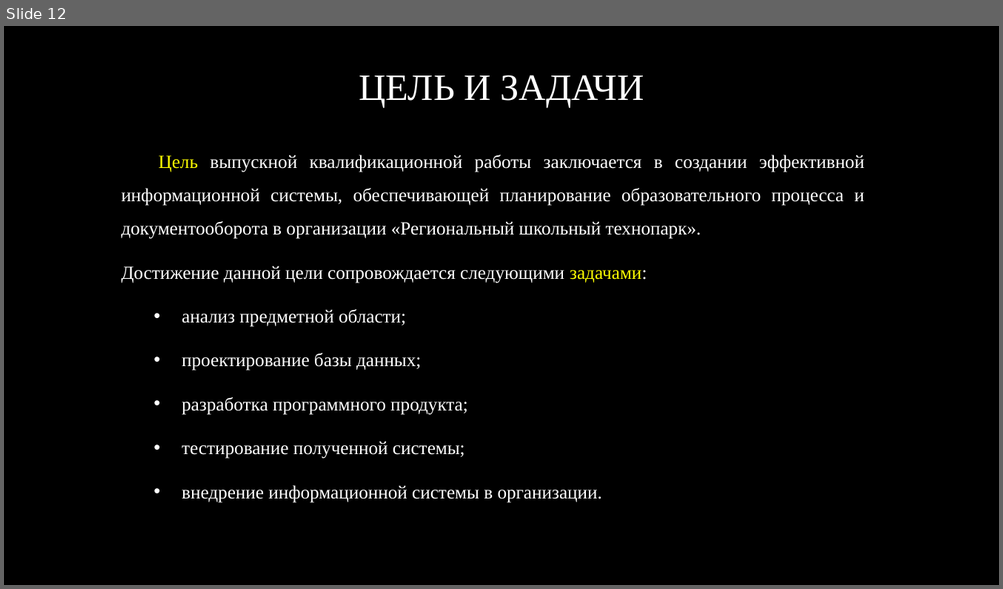
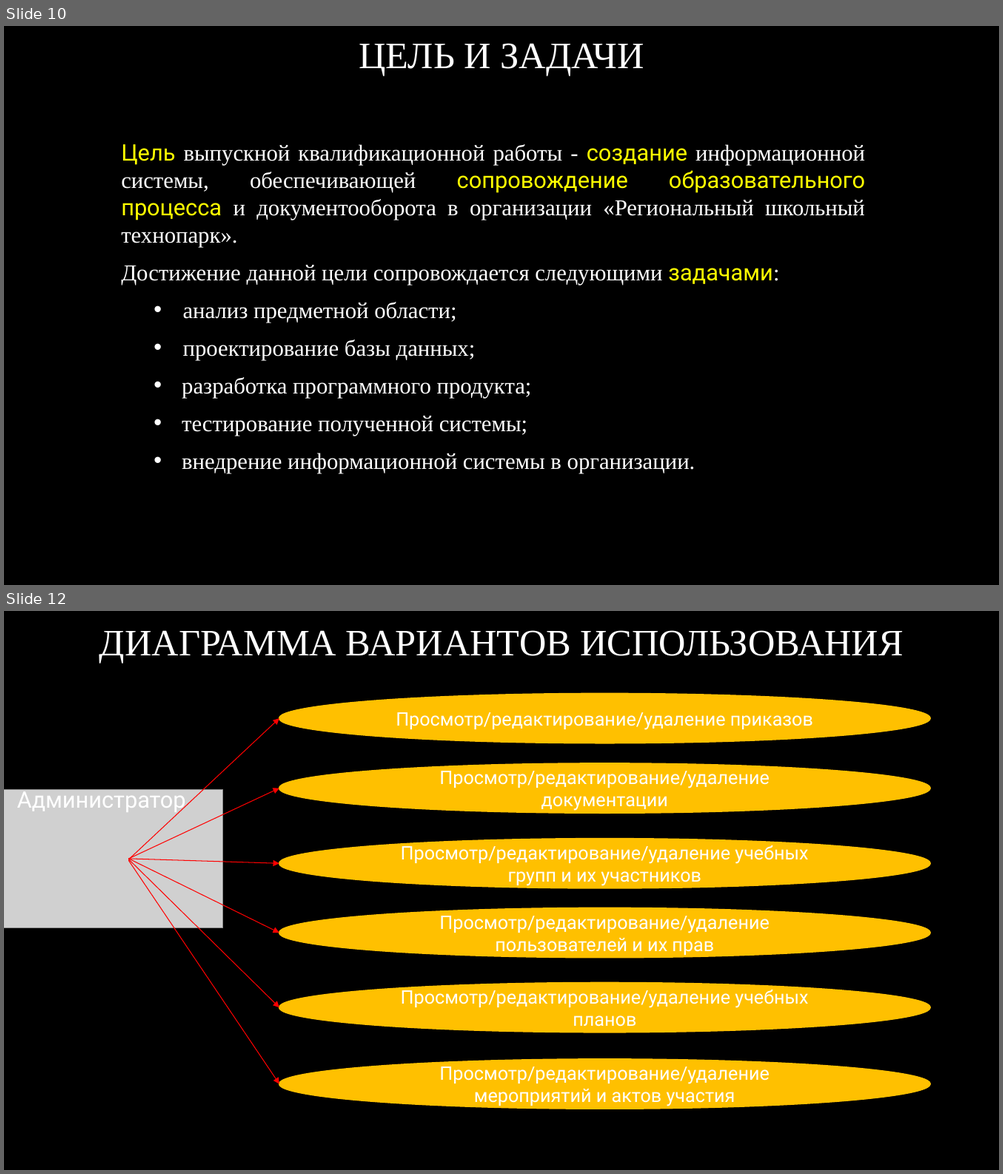
Before and after one commit to RAdKuzur/ASTU, a slide deck: Дипломная работа/Презентация Курсовая.pptx. Shown one above the other, each under a label of ours: slide 12 before the commit, slides 10 and 12 after it; the slides between them are not shown. The pictures are 1003x589 and 1003x1174 pixels, drawn with LibreOffice and Linux fonts; fonts in the diff are those of the drawing; grey boxes stand for pictures; background and template pictures are left out. Boxes give left, top, right and bottom in pixels: in the first picture for what was removed or moved away, otherwise in the second. Text is boxed around its words. In the diff, an @@ line names an element or a change of style, - is before the commit and + after.

```diff
--- a/Дипломная работа/Презентация Курсовая.pptx
+++ b/Дипломная работа/Презентация Курсовая.pptx
@@ slide 12 added at (4, 611, 999, 1170), background picture (left out) @@
@@ text added at (99, 630, 903, 663), 36 pt, text #FFFFFF @@
+ДИАГРАММА ВАРИАНТОВ ИСПОЛЬЗОВАНИЯ
@@ ellipse added at (279, 694, 930, 743), fill #FFC000, outline #FFC000 1.5 pt, 18 pt, text #FFFFFF @@
+Просмотр/редактирование/удаление приказов
@@ arrow added from (128, 860) to (279, 718), #FF0000 0.75 pt @@
@@ ellipse added at (279, 764, 930, 813), fill #FFC000, outline #FFC000 1.5 pt, 18 pt, text #FFFFFF @@
+Просмотр/редактирование/удаление документации
@@ text added at (17, 787, 186, 814), 22 pt, text #FFFFFF @@
+Администратор
@@ picture added at (4, 790, 222, 928) @@
@@ arrow added from (128, 859) to (279, 789), #FF0000 0.75 pt @@
@@ ellipse added at (279, 839, 930, 888), fill #FFC000, outline #FFC000 1.5 pt, 18 pt, text #FFFFFF @@
+Просмотр/редактирование/удаление учебных групп и их участников
@@ arrow added from (128, 860) to (279, 1008), #FF0000 0.75 pt @@
@@ arrow added from (128, 859) to (279, 864), #FF0000 0.75 pt @@
@@ arrow added from (128, 861) to (279, 1085), #FF0000 0.75 pt @@
@@ arrow added from (128, 859) to (279, 934), #FF0000 0.75 pt @@
@@ ellipse added at (279, 908, 930, 958), fill #FFC000, outline #FFC000 1.5 pt, 18 pt, text #FFFFFF @@
+Просмотр/редактирование/удаление пользователей и их прав
@@ ellipse added at (279, 983, 930, 1033), fill #FFC000, outline #FFC000 1.5 pt, 18 pt, text #FFFFFF @@
+Просмотр/редактирование/удаление учебных планов
@@ ellipse added at (279, 1059, 930, 1109), fill #FFC000, outline #FFC000 1.5 pt, 18 pt, text #FFFFFF @@
+Просмотр/редактирование/удаление мероприятий и актов участия
@@ what was slide 12 is now slide 10 @@
@@ slide 10 changed as well @@
@@ title "ЦЕЛЬ И ЗАДАЧИ": place and size @@
-title "ЦЕЛЬ И ЗАДАЧИ" at (358, 75, 644, 107)
+title "ЦЕЛЬ И ЗАДАЧИ" at (358, 43, 644, 76)
@@ text at (121, 144, 865, 247): text changed; size 18 to 22 pt @@
-Цель выпускной квалификационной работы заключается в создании эффективной информационной системы, обеспечивающей планирование образовательного процесса и документооборота в организации «Региональный школьный технопарк».
+Цель выпускной квалификационной работы - создание информационной системы, обеспечивающей сопровождение образовательного процесса и документооборота в организации «Региональный школьный технопарк».
@@ text at (121, 265, 779, 474): size 18 to 22 pt in "Достижение данной цели сопровождается следующими задачами:", "анализ предметной области;", "проектирование базы данных;", "разработка программного продукта;" and 2 more places; font Times New Roman to Roboto in "задачами:"; line spacing 1.5 to 1 @@
```
Also in this commit, not shown: 13 other slides changed, 2 slides removed, 1 other file.
